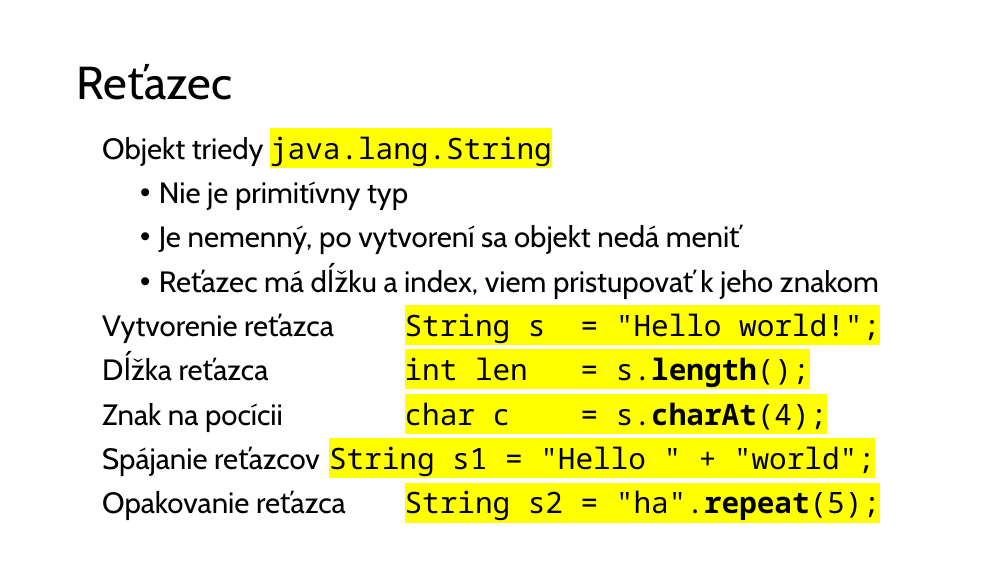
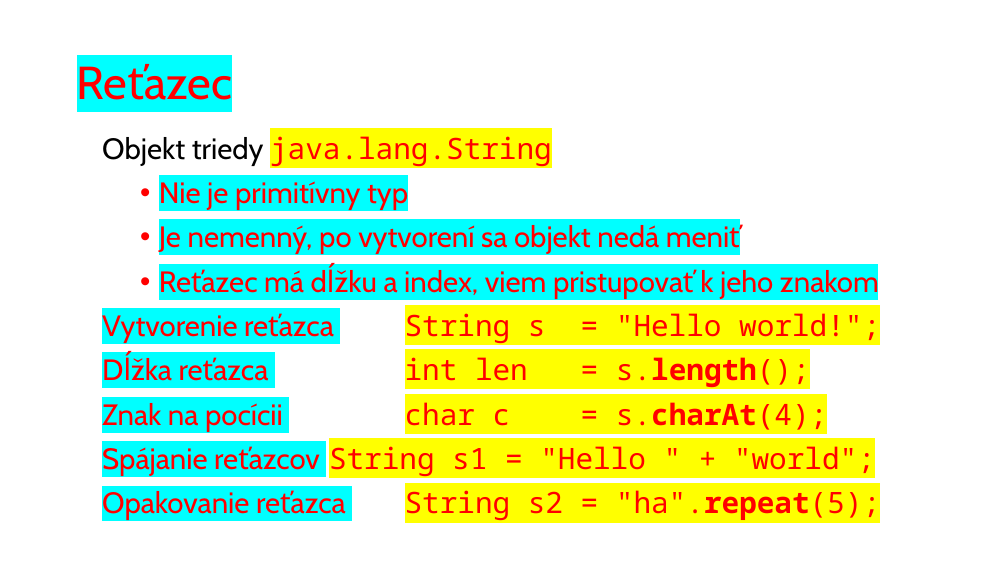
Before and after one commit to wagjo/oop, a slide deck: slide 3 of prezentacie/c06w.pptx. Drawn at 1008x567 pixels with LibreOffice and Linux fonts; fonts in the diff are those of the drawing. Boxes give left, top, right and bottom in pixels: in the first picture for what was removed or moved away, otherwise in the second. Text is boxed around its words. In the diff, an @@ line names an element or a change of style, - is before the commit and + after.

```diff
--- a/prezentacie/c06w.pptx
+++ b/prezentacie/c06w.pptx
@@ title "Reťazec" at <box>70,30,939,140</box>: text colour #000000 to #FF0000, highlight none to #00FFFF @@
@@ text "Objekt triedy java.lang.String" at <box>102,136,880,521</box>: text colour #000000 to #FF0000; highlight none to #00FFFF in "Nie je primitívny typ", "Je nemenný, po vytvorení sa objekt nedá ...", "Reťazec má dĺžku a index, viem pristupovať ...", "Vytvorenie reťazca" and 4 more places @@
```
Also in this commit, not shown: 4 other slides changed, 3 other files.
